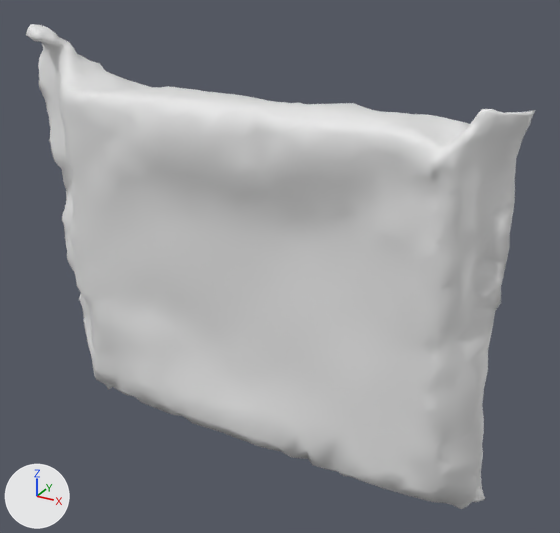
The OBJ model data/object_models/oreo_mega_stuf/oreo_mega_stuf.obj, before and after one commit.
The view is the same before and after, from a camera (50 mm lens) standing at (0.159, -0.265, 0.138) and looking at (0.01, 0.005, 0.003). Lighting does not change. The marker at lower left points along +X, +Y and +Z. Materials are left out; every surface is plain grey. Where no turn or scale is listed for an object, it has been applied to the vertices.

In view in the first picture: 'amazon_oreo.001'.
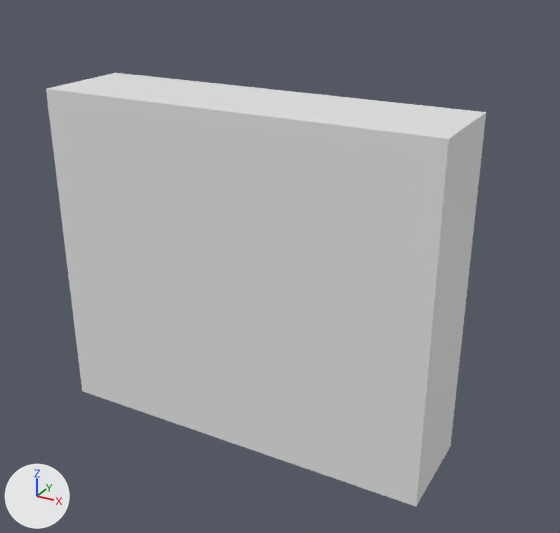
Diff of the bpy script that builds the scene:
```diff
--- a/data/object_models/oreo_mega_stuf/oreo_mega_stuf.obj.py
+++ b/data/object_models/oreo_mega_stuf/oreo_mega_stuf.obj.py
@@ me_amazon_oreo_001 @@
 # used by ob_amazon_oreo_001; location = (0.0, 0.0, 0.0)
-me_amazon_oreo_001.from_pydata(...)  # 2502 vertices, 5000 faces; spans x -0.107..0.111, y -0.026..0.03, z -0.085..0.099
+me_amazon_oreo_001.from_pydata(...)  # 8 vertices, 12 faces; spans x -0.087..0.087, y -0.023..0.023, z -0.075..0.075
+# me_amazon_oreo_001 part 1: 2502 vertices removed from x -0.107..0.111, y -0.026..0.03, z -0.085..0.099; 8 vertices added at x -0.087..0.087, y -0.023..0.023, z -0.075..0.075, forming a box
```

Changed parts and their boxes [x1, y1, x2, y2] in the pictures (560 x 533 px):
'amazon_oreo.001', reshaped (14% narrower, 11% shorter): before [26, 24, 536, 509]; after [46, 73, 486, 506]
